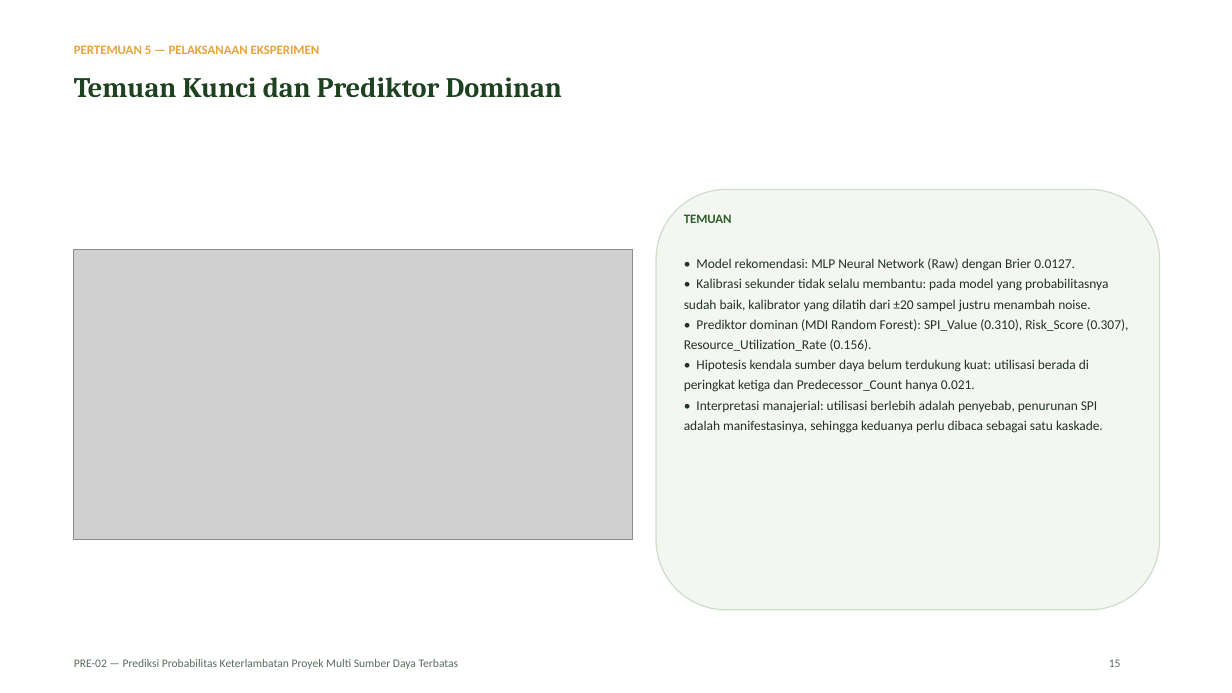
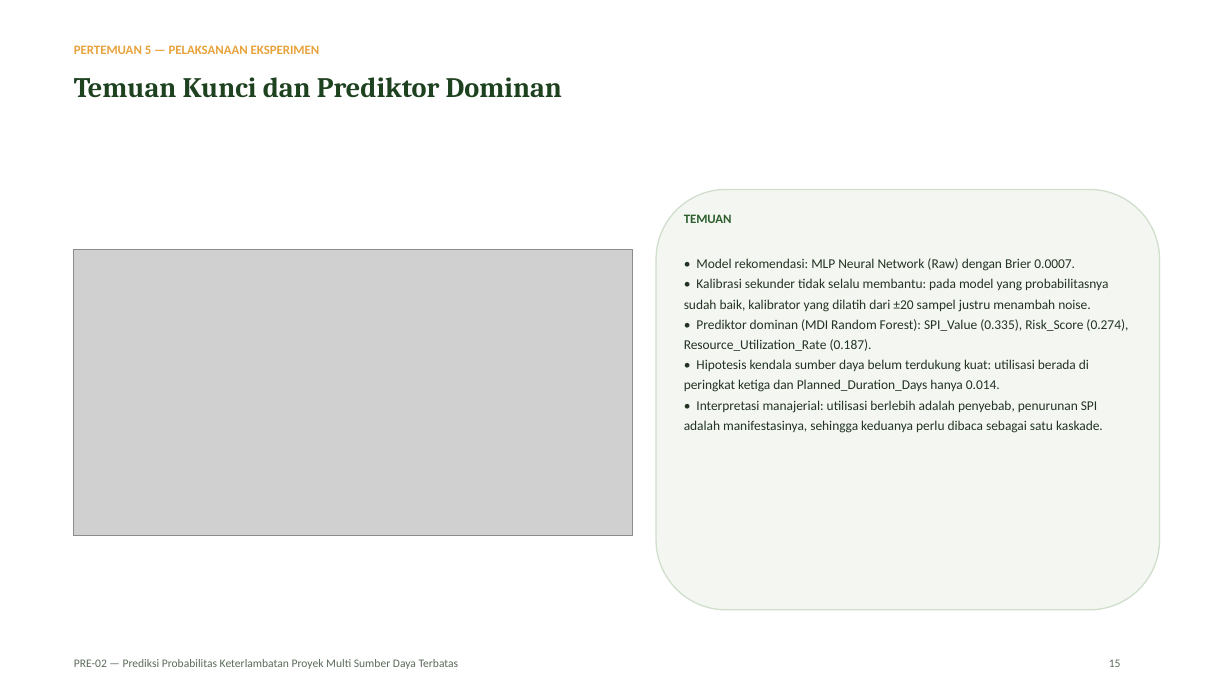
Before and after one commit to mug31/MP-PRE-02, a slide deck: slide 15 of 05_presentasi_progres/PRE02_Presentasi_Progres_Pertemuan1-5.pptx. Drawn at 1232x693 pixels with LibreOffice and Linux fonts; fonts in the diff are those of the drawing; grey boxes stand for pictures. Boxes give left, top, right and bottom in pixels: in the first picture for what was removed or moved away, otherwise in the second. Text is boxed around its words. In the diff, an @@ line names an element or a change of style, - is before the commit and + after.

```diff
--- a/05_presentasi_progres/PRE02_Presentasi_Progres_Pertemuan1-5.pptx
+++ b/05_presentasi_progres/PRE02_Presentasi_Progres_Pertemuan1-5.pptx
@@ picture: place and size @@
-picture at box(74, 250, 633, 539)
+picture at box(74, 250, 633, 535)
@@ text at box(696, 258, 1075, 271): text changed @@
-• Model rekomendasi: MLP Neural Network (Raw) dengan Brier 0.0127.
+• Model rekomendasi: MLP Neural Network (Raw) dengan Brier 0.0007.
@@ text at box(684, 319, 1128, 392): text changed @@
-• Prediktor dominan (MDI Random Forest): SPI_Value (0.310), Risk_Score (0.307), Resource_Utilization_Rate (0.156).
-• Hipotesis kendala sumber daya belum terdukung kuat: utilisasi berada di peringkat ketiga dan Predecessor_Count hanya 0.021.
+• Prediktor dominan (MDI Random Forest): SPI_Value (0.335), Risk_Score (0.274), Resource_Utilization_Rate (0.187).
+• Hipotesis kendala sumber daya belum terdukung kuat: utilisasi berada di peringkat ketiga dan Planned_Duration_Days hanya 0.014.
```
Also in this commit, not shown: 6 other slides changed, 20 other files.
